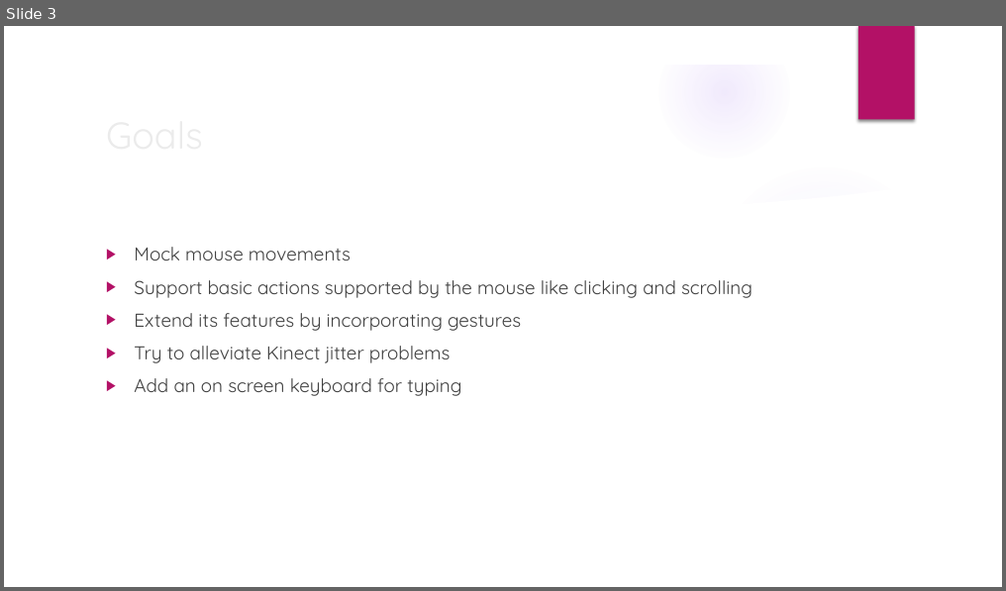
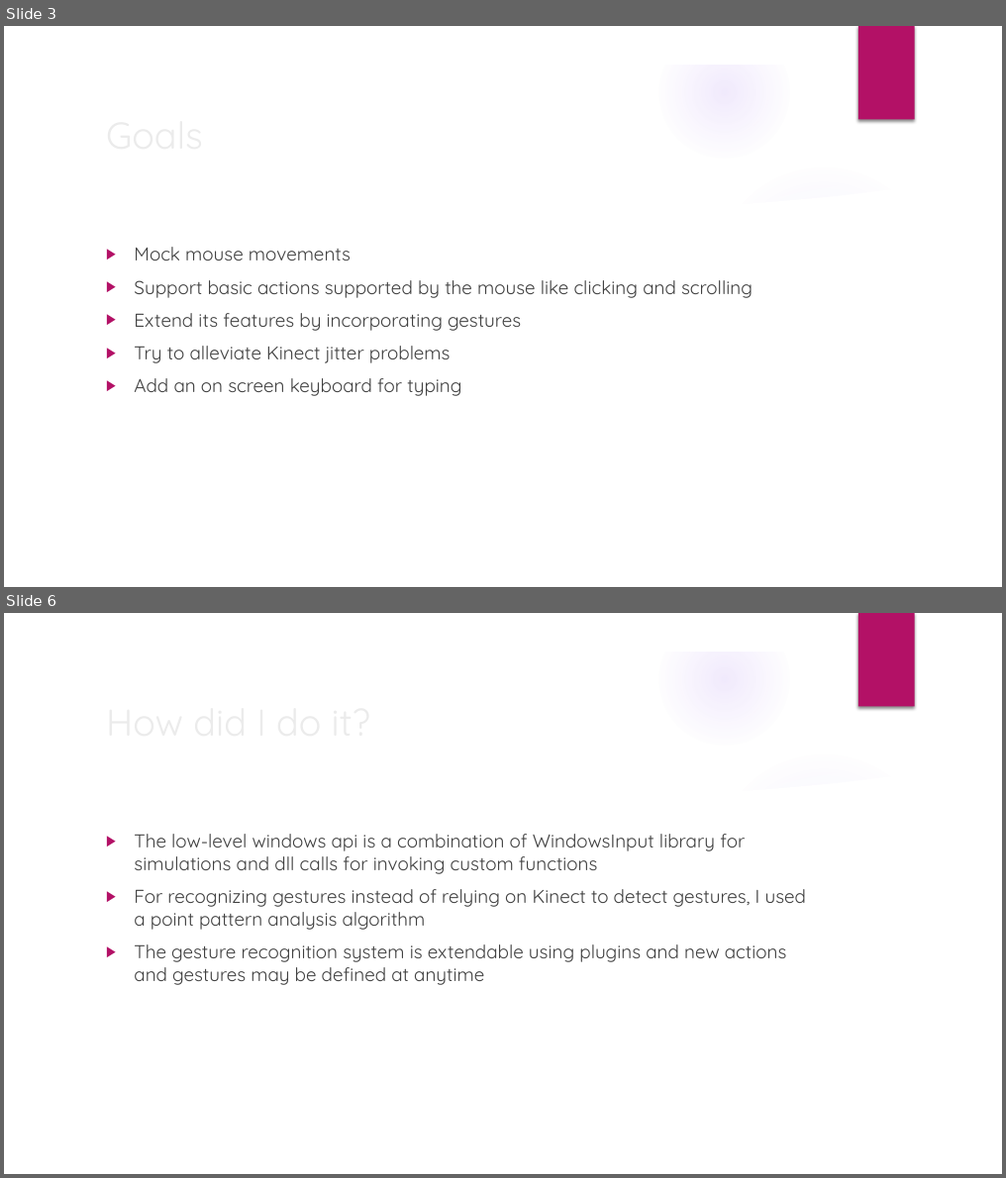
Before and after one commit to samiei2/Momocker, a slide deck: Presentation.pptx. Shown one above the other, each under a label of ours: slide 3 before the commit, slides 3 and 6 after it; the slides between them are not shown. The pictures are 1006x591 and 1006x1178 pixels, drawn with LibreOffice and Linux fonts; fonts in the diff are those of the drawing; background and template pictures are left out. Boxes give left, top, right and bottom in pixels: in the first picture for what was removed or moved away, otherwise in the second. Text is boxed around its words. In the diff, an @@ line names an element or a change of style, - is before the commit and + after.

```diff
--- a/Presentation.pptx
+++ b/Presentation.pptx
@@ slide 6 added at (4,613,1002,1174), background picture (left out); not listed: 9 template elements that a slide beside it also shows @@
@@ title added at (98,692,816,750), 36 pt, text #EBEBEB @@
+How did I do it?
@@ text added at (134,834,806,985), 18 pt, text #404040 @@
+▶ The low-level windows api is a combination of WindowsInput library for simulations and dll calls for invoking custom functions
+▶ For recognizing gestures instead of relying on Kinect to detect gestures, I used a point pattern analysis algorithm
+▶ The gesture recognition system is extendable using plugins and new actions and gestures may be defined at anytime
```
Also in this commit, not shown: 3 slides changed, 1 other slide added.
